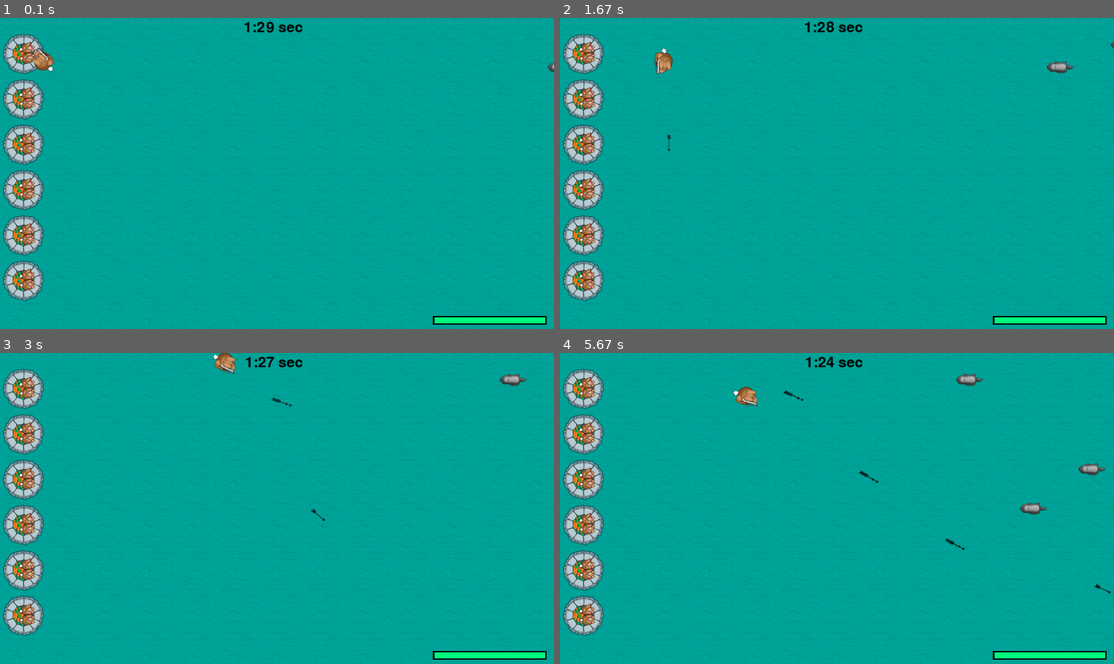
Above: before the commit, frames 1-4 (two rows, left to right).
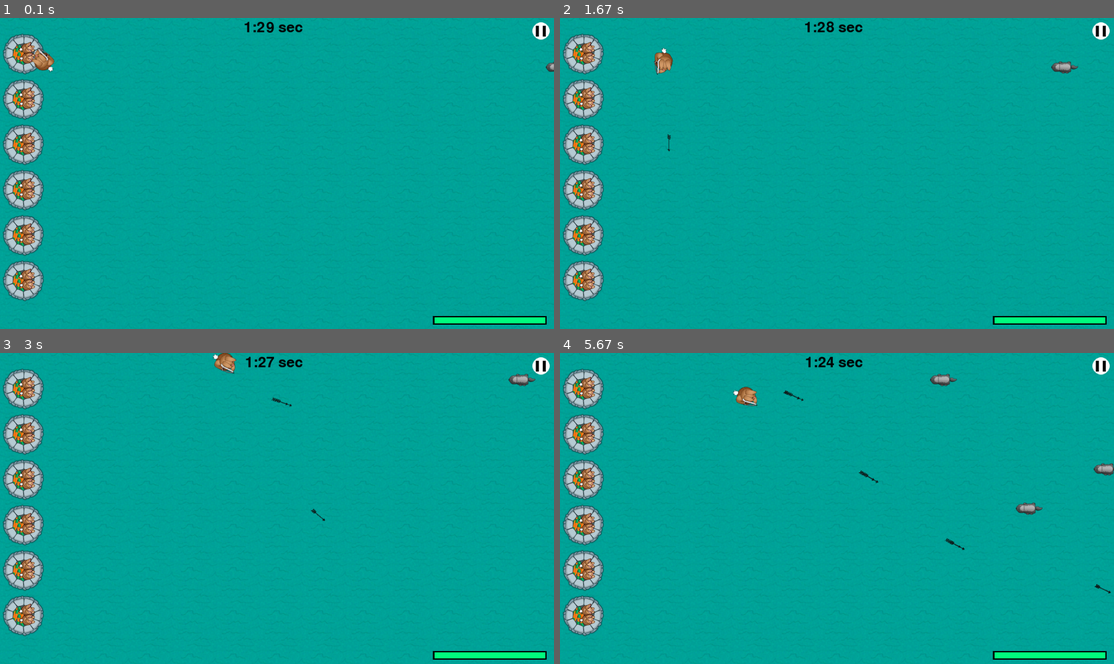
Above: after the commit, the same moments.

Repository: EllinikosKafes/my_pygames
Game: pygame game, started from game (2).py
The game is run twice, just before and just after one commit, with the same random seed, the same clock (stepped at 60 frames per second) and the same inputs.
Inputs (mouse positions are in pixels of both pictures, inside the frame that each line leads up to):
- Up to frame 1 (0.1 s): no input
- Up to frame 2 (1.67 s): hold Esc 0.33-0.8 s; hold D 0.33-0.8 s; move the mouse to (814, 185) at 0.37 s; hold Esc 0.83-1.3 s; move the mouse to (1014, 164) at 0.87 s; click (665, 245) at 1.38 s
- Up to frame 3 (3 s): hold D 1.67-2.13 s; click (360, 399) at 1.75 s; hold W 2.17-2.47 s; click (343, 536) at 2.25 s; hold D 2.5-2.97 s; click (288, 402) at 2.58 s
- Up to frame 4 (5.67 s): hold A 3-3.53 s; click (637, 499) at 3.08 s; hold S 3.57-3.87 s; click (842, 539) at 3.65 s; hold A 3.9-4.3 s; click (820, 455) at 3.98 s; hold W 4.33-4.7 s; click (981, 558) at 4.42 s; hold D 4.73-5.37 s; click (748, 405) at 4.82 s; hold S from 5.4 s (still down); click (981, 480) at 5.48 s

The runs differ from the first frame. In frame 1, 0.2% of the frame differs, in the area x 96-100%, y 1-18%; in frame 2, 0.3%; in frame 3, 0.3%; in frame 4, 0.7%, in the area x 66-100%, y 1-53%.

Commit message:
Add files via upload
So, I added the pause button on the screen , by drawing it out with basic shapes (1 circle and 2 rectangles). You can find on #6.6 Draw pause button
Also , I created a pause function which is basically a while loop that waits the player to press the button again or press Esc to unpause.
I didn't add a pause menu yet , there is just a gray screen with the title Paused.
I also made the pause function to return the amount of time that it was paused , so we can add back to the countdown timer , so it doesn't reach the end while staying paused.

Diff:
--- a/game (2).py
+++ b/game (2).py
@@ -4,18 +4,52 @@
 import math
 import random
 
+
+def pause():                                    #This is the pause function.Essentially it's a while loop that waits for the player to either press the pause button or press escape.
+    pause_start = pygame.time.get_ticks()
+    paused = True
+    while paused:
+        for event in pygame.event.get():
+            if event.type == pygame.QUIT:   #if the player wants to exit the game , do it gracefully
+                pygame.quit()
+                quit()
+            elif event.type==MOUSEBUTTONDOWN: #here we check if the player presses the pause button to unpause
+                position = pygame.mouse.get_pos()
+                if (position[0] >= button[0]) and (position[0] <= button[0]+button[2]) and (position[1]>=button[1]) and (position[1]<=button[1]+button[3]):   #this lines checks if the mouse's position is inside the buttons rect(hitbox)
+                    paused = False
+            elif event.type == pygame.KEYUP and event.key == pygame.K_ESCAPE: #if the presses escape again , unpause
+                paused = False  # resume
+
+        screen.fill((50, 50, 50))   #fill the screen with gray
+        font = pygame.font.Font(None, 50)
+        text = font.render("PAUSED", True, (255, 255, 255))  #paused text
+        screen.blit(text, (140, 180))
+        button = pygame.draw.circle(screen, (255, 255, 255), (width-30, 30), 20)
+        pygame.draw.rect(screen, (0, 0, 0), (width-26, 18 ,7,25))
+        pygame.draw.rect(screen, (0, 0, 0), (width-42, 18 ,7,25))
+        pygame.display.flip()       #refresh the screen
+
+
+    # return how long we were paused
+    pause_duration = pygame.time.get_ticks() - pause_start  # this is the total time that the player was paused
+    return pause_duration   #we return it to the main game loop so the timer doesn't keep on counting (we add the paused time to the remaining clicks)
+
 # 2 - Initialize the game
 pygame.init()
+clock = pygame.time.Clock()
 width, height = 1280, 720
 screen=pygame.display.set_mode((width, height))
 keys = [False, False, False, False]
 playerpos=[100,100]
 acc=[0,0]
 arrows=[]
+paused = False
 badtimer=100
 badtimer1=0
 badguys=[[1280,100]]
 healthvalue=256
+start_time = pygame.time.get_ticks()
+paused_time_total = 0
 pygame.mixer.init()
 
 # 3 - Load image
@@ -32,6 +66,7 @@
 gameover = pygame.transform.scale(gameover,(1280,720))
 youwin = pygame.image.load("resources/images/youwin.png")
 youwin = pygame.transform.scale(youwin,(1280,720))
+
 # 3.1 - Load audio
 death = pygame.mixer.Sound("resources/audio/explode.wav")
 hit = pygame.mixer.Sound("resources/audio/explode.wav")
@@ -51,6 +86,7 @@
     badtimer-=1
     # 5 - clear the screen before drawing it again
     screen.fill(0)
+
     # 6 - draw the player on the screen at X:100, Y:100
     for x in range(int(width/grass.get_width())+1):
         for y in range(int(height/grass.get_height())+1):
@@ -61,6 +97,7 @@
     screen.blit(castle,(0,345 ))
     screen.blit(castle,(0,450))
     screen.blit(castle,(0,555))
+
     # 6.1 - Set player position and rotation
     position = pygame.mouse.get_pos()
     angle = math.atan2(position[1]-(playerpos[1]+32),position[0]-(playerpos[0]+26))
@@ -93,7 +130,7 @@
     for badguy in badguys:
         if badguy[0]<-64:
             badguys.pop(index)
-        badguy[0]-=1.5
+        badguy[0]-=2
         # 6.3.1 - Attack castle
         badrect=pygame.Rect(badguyimg.get_rect())
         badrect.top=badguy[1]
@@ -119,7 +156,8 @@
     for badguy in badguys:
         screen.blit(badguyimg, badguy)
     # 6.4 - Draw clock
-    remaining_ms = 90000 - pygame.time.get_ticks()
+
+    remaining_ms = 90000 - pygame.time.get_ticks() + paused_time_total
     minutes = remaining_ms // 60000
     seconds = (remaining_ms // 1000) % 60
     font = pygame.font.Font(None, 50)
@@ -131,6 +169,10 @@
     screen.blit(healthbar, (1000,690))
     for health1 in range(healthvalue):
         screen.blit(health, (health1+1004,693))
+    # 6.6 - Draw a pause button
+    button = pygame.draw.circle(screen, (255, 255, 255), (width-30, 30), 20)
+    pygame.draw.rect(screen, (0, 0, 0), (width-26, 18 ,7,25))
+    pygame.draw.rect(screen, (0, 0, 0), (width-42, 18 ,7,25))
     # 7 - update the screen
     pygame.display.flip()
     # 8 - loop through the events
@@ -158,7 +200,13 @@
                 keys[2]=False
             elif event.key==pygame.K_d:
                 keys[3]=False
+            elif event.key==pygame.K_ESCAPE:
+                paused_time_total += pause()
         if event.type==pygame.MOUSEBUTTONDOWN:
+            position = pygame.mouse.get_pos()
+            if (position[0] >= button[0]) and (position[0] <= button[0]+button[2]) and (position[1]>=button[1]) and (position[1]<=button[1]+button[3]):
+                paused_time_total += pause()
+
             shoot.stop()
             shoot.play()
             position=pygame.mouse.get_pos()
@@ -180,7 +228,7 @@
             playerpos[0]+=5
 
     #10 - Win/Lose check
-    if pygame.time.get_ticks()>=90000:
+    if pygame.time.get_ticks()>=90000+paused_time_total:
         running=0
         exitcode=1
     if healthvalue<=0:
@@ -221,3 +269,4 @@
             pygame.quit()
             exit(0)
     pygame.display.flip()
+    clock.tick(30)
